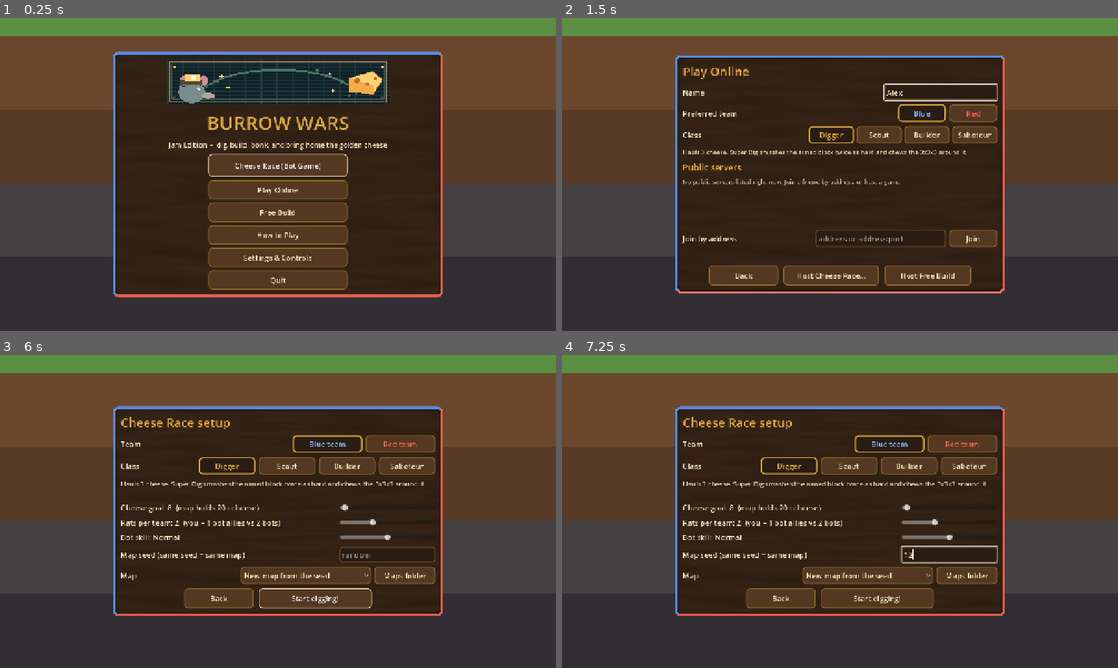
Above: before the commit, frames 1-4 (two rows, left to right).
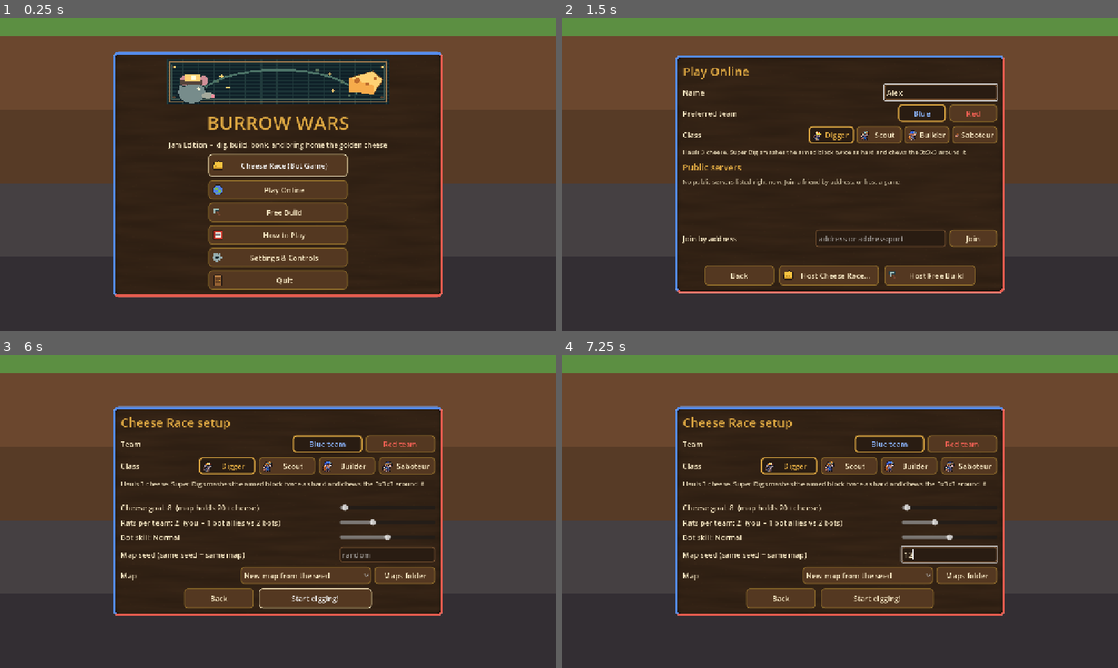
Above: after the commit, the same moments.

Repository: Beanidip/BurrowWars
Game: Godot game, scene res://scenes/main.tscn
The game is run twice, just before and just after one commit, with the same random seed, the same clock (stepped at 60 frames per second) and the same inputs. Sound files missing from this copy of the repository are replaced by a short silence.
Inputs (mouse positions are in pixels of both pictures, inside the frame that each line leads up to):
- Up to frame 1 (0.25 s): no input
- Up to frame 2 (1.5 s): click "Play Online" at 0.5 s; click (940, 93) at 1.27 s; type "Alex" at 1.35 s
- Up to frame 3 (6 s): click (316, 574) at 1.5 s; type "12" at 1.58 s; click "Back" at 2 s; click "Free Build" at 2.75 s; click "Back" at 3.5 s; click "How to Play" at 4.25 s; click "Back" at 5 s; click "Cheese Race (Bot Game)" at 5.75 s
- Up to frame 4 (7.25 s): click (951, 555) at 6.52 s; type "12" at 6.6 s

The runs differ from the first frame. In frame 1, 0.9% of the frame differs, in the area x 38-59%, y 45-86%; in frame 2, 0.9%, in the area x 25-78%, y 35-86%; in frame 3, 0.4%; in frame 4, 0.4%.

Commit message:
Pixel-art icons for gadgets, traps, siege, gear, materials, tools, abilities
- 35 16x16 icons in assets/icons/, drawn by tools/make_icons.py with a
  shared auto-outline; any PNG can be replaced with hand-drawn art.
- Icons helper (ui/icons.gd): textures by item/ability id, crisp
  icon rects, button icons, cropped class portraits from the rat art.
- Shown on the hotbar (Q gadget, gear, materials, paint, chisel,
  pantograph), the abilities panel, workshop rows, team stash rows,
  the inventory (gadgets, materials, gear) and main menu buttons; class
  buttons carry each class's rat. Hotbar slots resized to fit 1280x720.

Co-Authored-By: Claude Opus 5.5 <noreply@anthropic.com>
Claude-Session: https://claude.ai/code/session_011JWAHCiNXkTbDcScoUVYgH

Diff:
--- a/scripts/ui/hud.gd
+++ b/scripts/ui/hud.gd
@@ -8,7 +8,6 @@
 signal exit_requested
 signal rematch_requested
 
-const MAT_ICON_COLORS := [Color(0.47, 0.31, 0.20), Color(0.50, 0.50, 0.54), Color(0.70, 0.88, 0.96), Color(0.30, 0.20, 0.42)]
 const MAT_SHORT := ["Dirt", "Stone", "Ice", "Obsid."]
 
 var m: Match
@@ -26,6 +25,10 @@
 var _tool_slots: Array[PanelContainer] = []
 var _q_name: Label
 var _gear_name: Label
+var _q_icon: TextureRect
+var _gear_icon: TextureRect
+var _ability_box: VBoxContainer
+var _ability_ids: Array = []
 var _gear_state: Label
 var _stash_labels: Dictionary = {}   # resource -> Label in the stash section
 var _q_count: Label
@@ -149,10 +152,15 @@
 	# Q gadget slot
 	var q := PanelContainer.new()
 	q.add_theme_stylebox_override("panel", UiKit.box(Color(0.12, 0.08, 0.05, 0.85), UiKit.BRASS, 8, 2, 6))
-	q.custom_minimum_size = Vector2(104, 62)
+	q.custom_minimum_size = Vector2(118, 62)
 	var qv := VBoxContainer.new()
 	qv.add_theme_constant_override("separation", 0)
-	q.add_child(qv)
+	_q_icon = Icons.rect("", 24)
+	var qh := HBoxContainer.new()
+	qh.add_theme_constant_override("separation", 4)
+	qh.add_child(_q_icon)
+	qh.add_child(qv)
+	q.add_child(qh)
 	qv.add_child(UiKit.label("Q  gadget", 12, UiKit.BRASS))
 	_q_name = UiKit.label("-", 15)
 	_q_count = UiKit.label("", 13, UiKit.PAPER.darkened(0.15))
@@ -161,10 +169,15 @@
 	bar.add_child(q)
 	var gear := PanelContainer.new()
 	gear.add_theme_stylebox_override("panel", UiKit.box(Color(0.12, 0.08, 0.05, 0.85), UiKit.BRASS, 8, 2, 6))
-	gear.custom_minimum_size = Vector2(92, 62)
+	gear.custom_minimum_size = Vector2(104, 62)
 	var gv := VBoxContainer.new()
 	gv.add_theme_constant_override("separation", 0)
-	gear.add_child(gv)
+	_gear_icon = Icons.rect("", 24)
+	var gh := HBoxContainer.new()
+	gh.add_theme_constant_override("separation", 4)
+	gh.add_child(_gear_icon)
+	gh.add_child(gv)
+	gear.add_child(gh)
 	gv.add_child(UiKit.label("%s  gear" % Inputs.key_name("gear"), 12, UiKit.BRASS))
 	_gear_name = UiKit.label("-", 15)
 	_gear_state = UiKit.label("", 13, UiKit.PAPER.darkened(0.15))
@@ -174,18 +187,20 @@
 	for i in ClassDefs.MATS.size() + 1:
 		var paint := i == ClassDefs.MATS.size()
 		var slot := PanelContainer.new()
-		slot.custom_minimum_size = Vector2(60, 62)
+		slot.custom_minimum_size = Vector2(58, 62)
 		var v := VBoxContainer.new()
 		v.add_theme_constant_override("separation", 0)
 		slot.add_child(v)
 		var head := HBoxContainer.new()
 		head.add_child(UiKit.label(str(i + 1), 12, UiKit.BRASS))
-		var chip := ColorRect.new()
-		chip.color = Blocks.paint_color(0) if paint else MAT_ICON_COLORS[i]
+		head.add_theme_constant_override("separation", 3)
+		head.add_child(Icons.rect("paint" if paint else String(ClassDefs.MATS[i]), 18))
 		if paint:
+			var chip := ColorRect.new()
+			chip.color = Blocks.paint_color(0)
 			_paint_chip = chip
-		chip.custom_minimum_size = Vector2(16, 16)
-		head.add_child(chip)
+			chip.custom_minimum_size = Vector2(10, 18)
+			head.add_child(chip)
 		v.add_child(head)
 		v.add_child(UiKit.label("Paint" if paint else MAT_SHORT[i], 14))
 		var count := UiKit.label("0", 13, UiKit.PAPER.darkened(0.15))
@@ -196,12 +211,16 @@
 	# tool slots: 9 chisel, 0 pantograph
 	for info: Array in [["chisel", "Chisel", "carve"], ["pantograph", "Pantograph", "copy"]]:
 		var ts := PanelContainer.new()
-		ts.custom_minimum_size = Vector2(88, 62)
+		ts.custom_minimum_size = Vector2(72, 62)
 		var tv := VBoxContainer.new()
 		tv.add_theme_constant_override("separation", 0)
 		ts.add_child(tv)
-		tv.add_child(UiKit.label(Inputs.key_name(info[0]), 12, UiKit.BRASS))
-		tv.add_child(UiKit.label(info[1], 14))
+		var th := HBoxContainer.new()
+		th.add_theme_constant_override("separation", 4)
+		th.add_child(UiKit.label(Inputs.key_name(info[0]), 12, UiKit.BRASS))
+		th.add_child(Icons.rect(String(info[0]), 18))
+		tv.add_child(th)
+		tv.add_child(UiKit.label(info[1], 13))
 		tv.add_child(UiKit.label(info[2], 13, UiKit.PAPER.darkened(0.15)))
 		_tool_slots.append(ts)
 		bar.add_child(ts)
@@ -234,7 +253,9 @@
 	rv.add_theme_constant_override("separation", 2)
 	right.add_child(rv)
 	_abilities = UiKit.label("", 15)
-	rv.add_child(_abilities)
+	_ability_box = VBoxContainer.new()
+	_ability_box.add_theme_constant_override("separation", 2)
+	rv.add_child(_ability_box)
 	_hint = UiKit.label("", 12, UiKit.PAPER.darkened(0.2))
 	rv.add_child(_hint)
 
@@ -282,6 +303,8 @@
 		_q_name.text = "empty"
 		_q_count.text = "buy at workshop"
 	_status.text = "%s  -  %s team\nScrap: %d" % [rat.cls["name"], Match.TEAM_NAMES[rat.team], rat.scrap]
+	_q_icon.texture = Icons.tex(rat.equipped)
+	_gear_icon.texture = Icons.tex(rat.gear)
 	if rat.gear == "":
 		_gear_name.text = "none"
 		_gear_state.text = "buy at workshop"
@@ -289,13 +312,22 @@
 		_gear_name.text = String(ClassDefs.GEAR.get(rat.gear, rat.gear))
 		_gear_state.text = ("%.0f s" % ceilf(rat.gear_cd)) if rat.gear_cd > 0.0 else "ready"
 	_sync_cheese()
-	var lines := PackedStringArray()
 	var keys := ["ability_1", "ability_2"]
 	var list: Array = rat.cls["abilities"]
+	var ids: Array = []
+	for ab: Array in list:
+		ids.append(ab[0])
+	if ids != _ability_ids:      # class changed: one row (icon + text) per ability
+		_ability_ids = ids
+		for c in _ability_box.get_children():
+			c.queue_free()
+		for id: String in ids:
+			_ability_box.add_child(Icons.with_icon(id, UiKit.label("", 15), 22))
 	for i in list.size():
 		var cd := float(rat.ability_cd[i])
-		lines.append("[%s] %s%s" % [Inputs.key_name(keys[i]), list[i][1], "  (%.0fs)" % ceilf(cd) if cd > 0.0 else ""])
-	_abilities.text = "\n".join(lines)
+		var row := _ability_box.get_child(i) as HBoxContainer
+		if row != null and not row.is_queued_for_deletion():
+			(row.get_child(1) as Label).text = "[%s] %s%s" % [Inputs.key_name(keys[i]), list[i][1], "  (%.0fs)" % ceilf(cd) if cd > 0.0 else ""]
 	var shop := "[%s] Workshop" % Inputs.key_name("workshop")
 	if not m.can_shop(rat):
 		shop = "[%s] Team stash" % Inputs.key_name("workshop") if m.can_use_stash(rat) else shop + " (at base)"
@@ -523,7 +555,7 @@
 			btns.add_child(UiKit.button("Put all", _stash.bind(key, 9999), Vector2(80, 34)))
 			btns.add_child(UiKit.button("Take 10", _stash.bind(key, -10), Vector2(84, 34)))
 			btns.add_child(UiKit.button("Take all", _stash.bind(key, -9999), Vector2(88, 34)))
-			list.add_child(UiKit.row(lbl, btns))
+			list.add_child(UiKit.row(Icons.with_icon(key, lbl, 24), btns))
 	var last_cat := ""
 	for item: Dictionary in (ClassDefs.SHOP if shopping else []):
 		if item["cat"] != last_cat:
@@ -539,13 +571,13 @@
 		text.add_child(UiKit.wrapped(item["desc"], 13, UiKit.PAPER.darkened(0.2)))
 		var cost := ClassDefs.price(rat.cls, String(item["id"]), m.free_mode)
 		var price := "free" if cost == 0 else "%d scrap" % cost
-		list.add_child(UiKit.row(text, UiKit.button("Buy  -  " + price, _buy.bind(String(item["id"])), Vector2(170, 40))))
+		list.add_child(UiKit.row(Icons.with_icon(String(item["id"]), text, 32), UiKit.button("Buy  -  " + price, _buy.bind(String(item["id"])), Vector2(170, 40))))
 	if not m.free_mode and shopping:
 		v.add_child(UiKit.label("Change class (at base, 15 s cooldown)", 15, UiKit.BRASS))
 		var classes := HBoxContainer.new()
 		classes.add_theme_constant_override("separation", 6)
 		for id: String in ClassDefs.ORDER:
-			var b := UiKit.button(ClassDefs.CLASSES[id]["name"], _change_class.bind(id), Vector2(130, 36))
+			var b := Icons.on_button(UiKit.button(ClassDefs.CLASSES[id]["name"], _change_class.bind(id), Vector2(140, 36)), id, true)
 			b.tooltip_text = ClassDefs.CLASSES[id]["blurb"]
 			classes.add_child(b)
 		v.add_child(classes)
@@ -652,13 +684,18 @@
 		var equipped := rat.equipped == g
 		var b := UiKit.button("Equipped" if equipped else "Equip to Q", _equip.bind(g), Vector2(140, 38))
 		b.disabled = equipped
-		list.add_child(UiKit.row(text, b))
+		list.add_child(UiKit.row(Icons.with_icon(g, text, 32), b))
 	if not any:
 		list.add_child(UiKit.wrapped("Your pack is empty. Mine scrap, then visit the workshop (%s) at your base." % Inputs.key_name("workshop"), 15))
-	var mats := PackedStringArray()
+	var mats := HBoxContainer.new()
+	mats.add_theme_constant_override("separation", 14)
+	mats.add_child(UiKit.label("Materials:", 15))
 	for mat: String in ClassDefs.MATS:
-		mats.append("%s x%d" % [mat.capitalize(), int(rat.mats[mat])])
-	v.add_child(UiKit.label("Materials:  " + "   ".join(mats), 15))
+		mats.add_child(Icons.with_icon(mat, UiKit.label("x%d" % int(rat.mats[mat]), 15), 20))
+	mats.add_child(Icons.with_icon("scrap", UiKit.label("x%d" % rat.scrap, 15), 20))
+	v.add_child(mats)
+	if rat.gear != "":
+		v.add_child(Icons.with_icon(rat.gear, UiKit.label("Gear: %s  (%s to use)" % [ClassDefs.GEAR.get(rat.gear, rat.gear), Inputs.key_name("gear")], 15), 22))
 	v.add_child(UiKit.label("Cheese carried: %d / %d      Scrap: %d" % [rat.carried, rat.capacity(), rat.scrap], 15))
 
 
--- /dev/null
+++ b/scripts/ui/icons.gd
@@ -0,0 +1,71 @@
+class_name Icons
+## Little pixel-art icons for gadgets, traps, siege machines, gear, materials,
+## tools, abilities and menu buttons. Each is a PNG in res://assets/icons/
+## named after the item or ability id (e.g. "ladder", "jetpack", "superdig"),
+## drawn by tools/make_icons.py. Replace any PNG with your own art and the
+## game uses it; a missing icon just shows nothing.
+
+const DIR := "res://assets/icons/"
+static var _cache: Dictionary = {}
+
+
+static func tex(id: String) -> Texture2D:
+	if id == "":
+		return null
+	if _cache.has(id):
+		return _cache[id]
+	var t: Texture2D = null
+	for path: String in [DIR + id + ".png", "res://assets/ui/burrow_%s_small.png" % id]:
+		if ResourceLoader.exists(path):
+			t = load(path)
+			break
+	_cache[id] = t
+	return t
+
+
+static func class_tex(class_id: String) -> Texture2D:
+	## A class's portrait: the first idle frame of its (blue) rat.
+	var art := class_id if class_id != "maestro" else "builder"
+	var key := "class:" + art
+	if not _cache.has(key):
+		var path := "res://assets/rats/%s_0_idle_0.png" % art
+		var portrait: AtlasTexture = null
+		if ResourceLoader.exists(path):
+			# the rat fills the middle of its 72x72 frame: crop to it
+			portrait = AtlasTexture.new()
+			portrait.atlas = load(path)
+			portrait.region = Rect2(12, 10, 48, 48)
+		_cache[key] = portrait
+	return _cache[key]
+
+
+static func rect(id: String, size := 24.0) -> TextureRect:
+	## A crisp (nearest-filtered) icon of a fixed size, ready to put in a row.
+	var r := TextureRect.new()
+	r.texture = tex(id)
+	r.custom_minimum_size = Vector2(size, size)
+	r.expand_mode = TextureRect.EXPAND_IGNORE_SIZE
+	r.stretch_mode = TextureRect.STRETCH_KEEP_ASPECT_CENTERED
+	r.texture_filter = CanvasItem.TEXTURE_FILTER_NEAREST
+	r.mouse_filter = Control.MOUSE_FILTER_IGNORE
+	r.size_flags_vertical = Control.SIZE_SHRINK_CENTER
+	return r
+
+
+static func with_icon(id: String, content: Control, size := 24.0) -> HBoxContainer:
+	## [icon] content, side by side.
+	var h := HBoxContainer.new()
+	h.add_theme_constant_override("separation", 8)
+	h.mouse_filter = Control.MOUSE_FILTER_IGNORE
+	h.add_child(rect(id, size))
+	content.size_flags_horizontal = Control.SIZE_EXPAND_FILL
+	h.add_child(content)
+	return h
+
+
+static func on_button(b: Button, id: String, class_portrait := false, size := 26) -> Button:
+	b.icon = class_tex(id) if class_portrait else tex(id)
+	b.expand_icon = true                       # scale small pixel icons up (crisp: nearest filter)...
+	b.add_theme_constant_override("icon_max_width", size)   # ...to this width
+	b.texture_filter = CanvasItem.TEXTURE_FILTER_NEAREST
+	return b
--- a/scripts/ui/main_menu.gd
+++ b/scripts/ui/main_menu.gd
@@ -127,13 +127,13 @@
 	col.size_flags_horizontal = Control.SIZE_SHRINK_CENTER
 	col.add_theme_constant_override("separation", 8)
 	_page.add_child(col)
-	var play := UiKit.button("Cheese Race (Bot Game)", _show_setup, Vector2(320, 52))
+	var play := Icons.on_button(UiKit.button("Cheese Race (Bot Game)", _show_setup, Vector2(320, 52)), "cheese")
 	col.add_child(play)
-	col.add_child(UiKit.button("Play Online", _show_online, Vector2(320, 44)))
-	col.add_child(UiKit.button("Free Build", _show_free.bind(false), Vector2(320, 44)))
-	col.add_child(UiKit.button("How to Play", _show_help, Vector2(320, 44)))
-	col.add_child(UiKit.button("Settings & Controls", _show_settings, Vector2(320, 44)))
-	col.add_child(UiKit.button("Quit", func() -> void: get_tree().quit(), Vector2(320, 44)))
+	col.add_child(Icons.on_button(UiKit.button("Play Online", _show_online, Vector2(320, 44)), "online"))
+	col.add_child(Icons.on_button(UiKit.button("Free Build", _show_free.bind(false), Vector2(320, 44)), "hammer"))
+	col.add_child(Icons.on_button(UiKit.button("How to Play", _show_help, Vector2(320, 44)), "book"))
+	col.add_child(Icons.on_button(UiKit.button("Settings & Controls", _show_settings, Vector2(320, 44)), "gear"))
+	col.add_child(Icons.on_button(UiKit.button("Quit", func() -> void: get_tree().quit(), Vector2(320, 44)), "door"))
 	if _message != "":
 		var msg := UiKit.wrapped(_message, 15, UiKit.TEAM[1].lightened(0.3))
 		msg.horizontal_alignment = HORIZONTAL_ALIGNMENT_CENTER
@@ -180,7 +180,7 @@
 	classes.add_theme_constant_override("separation", 8)
 	_class_buttons.clear()
 	for id: String in ClassDefs.ORDER:
-		var cb := UiKit.button(ClassDefs.CLASSES[id]["name"], _pick_class.bind(id), Vector2(130, 40))
+		var cb := Icons.on_button(UiKit.button(ClassDefs.CLASSES[id]["name"], _pick_class.bind(id), Vector2(130, 40)), id, true)
 		cb.toggle_mode = true
 		classes.add_child(cb)
 		_class_buttons[id] = cb
@@ -381,7 +381,7 @@
 	classes.add_theme_constant_override("separation", 6)
 	_class_buttons.clear()
 	for id: String in ClassDefs.ORDER:
-		var cb := UiKit.button(ClassDefs.CLASSES[id]["name"], _pick_class.bind(id), Vector2(104, 36))
+		var cb := Icons.on_button(UiKit.button(ClassDefs.CLASSES[id]["name"], _pick_class.bind(id), Vector2(104, 36)), id, true, 22)
 		cb.toggle_mode = true
 		classes.add_child(cb)
 		_class_buttons[id] = cb
@@ -413,8 +413,8 @@
 	buttons.alignment = BoxContainer.ALIGNMENT_CENTER
 	buttons.add_theme_constant_override("separation", 12)
 	buttons.add_child(UiKit.button("Back", _show_home, Vector2(160, 46)))
-	buttons.add_child(UiKit.button("Host Cheese Race...", _show_host_setup, Vector2(220, 46)))
-	buttons.add_child(UiKit.button("Host Free Build", _host_free, Vector2(200, 46)))
+	buttons.add_child(Icons.on_button(UiKit.button("Host Cheese Race...", _show_host_setup, Vector2(230, 46)), "cheese"))
+	buttons.add_child(Icons.on_button(UiKit.button("Host Free Build", _host_free, Vector2(210, 46)), "hammer"))
 	_page.add_child(buttons)
 	_name_edit.grab_focus()
 
Binary file added: assets/icons/beacon.png
Binary file added: assets/icons/book.png
Binary file added: assets/icons/cannon.png
Binary file added: assets/icons/cheese.png
Binary file added: assets/icons/chisel.png
Binary file added: assets/icons/conveyor.png
Binary file added: assets/icons/crane.png
Binary file added: assets/icons/detonate.png
Binary file added: assets/icons/dirt.png
Binary file added: assets/icons/door.png
Binary file added: assets/icons/dozer.png
Binary file added: assets/icons/dynamite.png
(and 25 more such lines)
